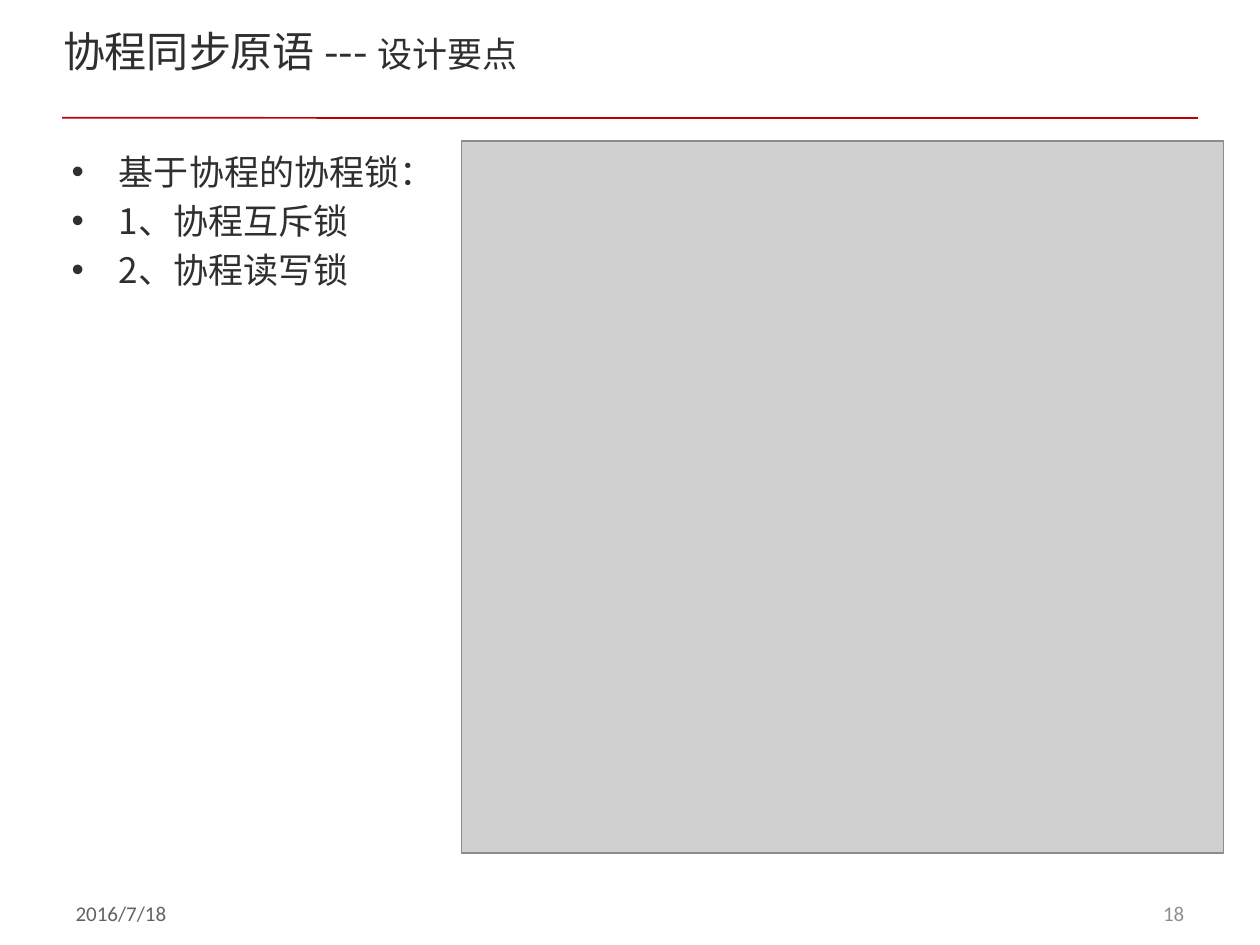
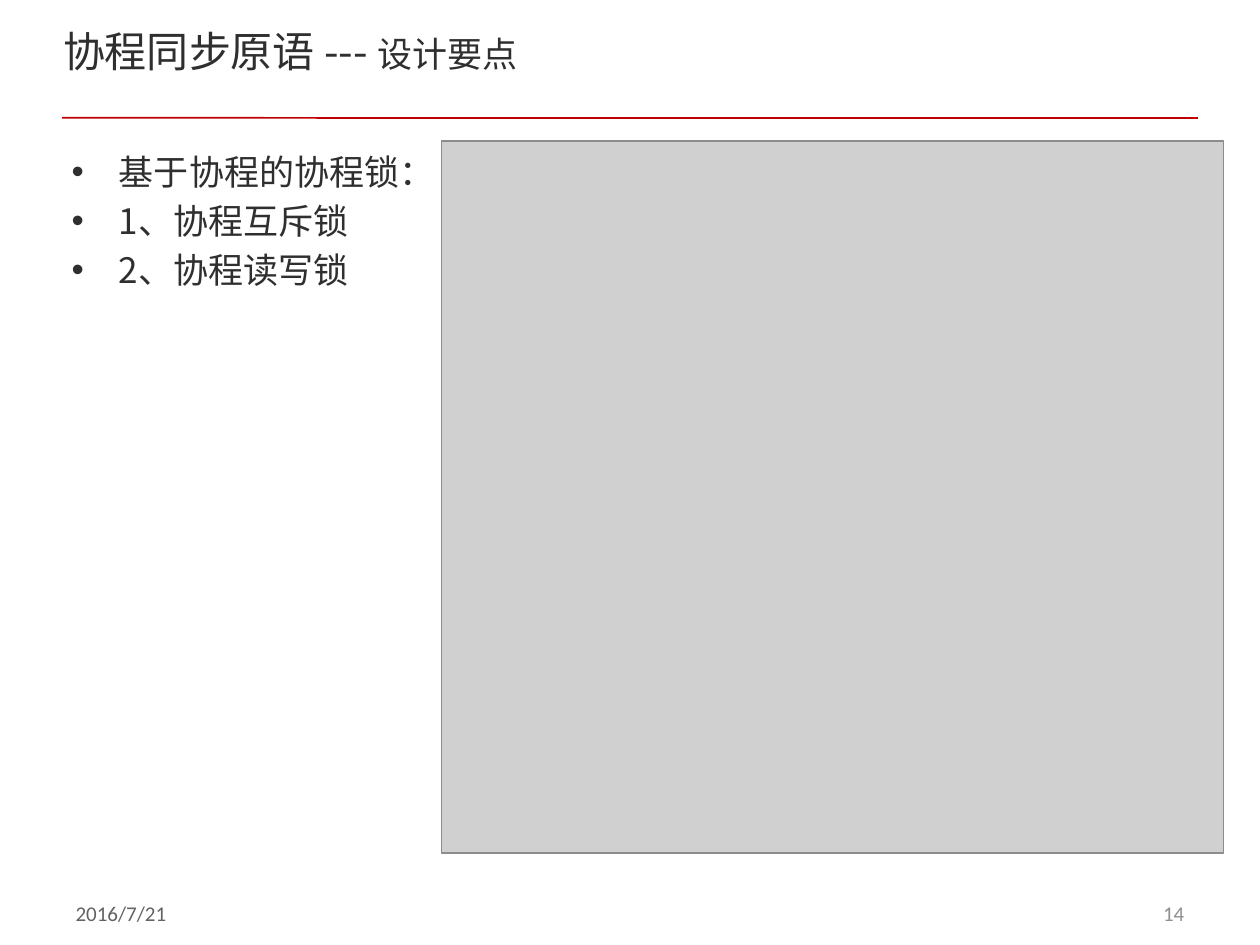
Before and after one commit to cnsuhao/developkit-acl, a slide deck: slide 14 of doc/acl_fiber.pptx (slide 18 before the commit). Drawn at 1260x945 pixels with LibreOffice and Linux fonts; fonts in the diff are those of the drawing; grey boxes stand for pictures; background and template pictures are left out. Boxes give left, top, right and bottom in pixels: in the first picture for what was removed or moved away, otherwise in the second. Text is boxed around its words. In the diff, an @@ line names an element or a change of style, - is before the commit and + after.

```diff
--- a/doc/acl_fiber.pptx
+++ b/doc/acl_fiber.pptx
@@ picture: place and size @@
-picture at <box>461,141,1223,853</box>
+picture at <box>441,141,1223,853</box>
@@ text at <box>76,906,167,922</box>: text changed @@
-2016/7/18
+2016/7/21
@@ page number at <box>1163,907,1184,921</box>: text changed @@
-18
+14
```
Also in this commit, not shown: 24 other slides changed, 4 slides added, 1 slide removed, 13 other files.
